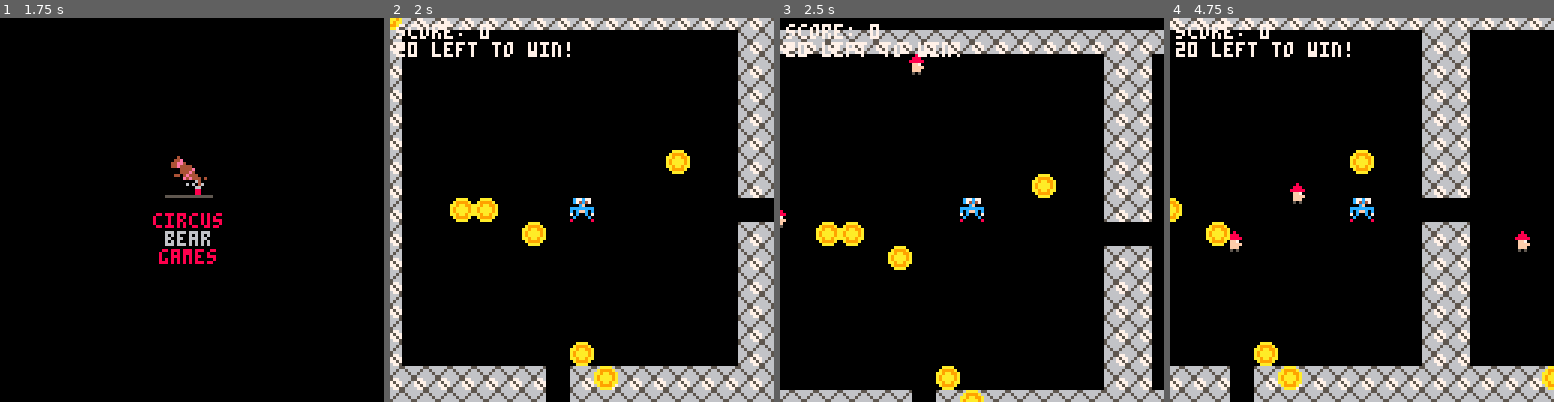
Above: before the commit, frames 1-4 (left to right).
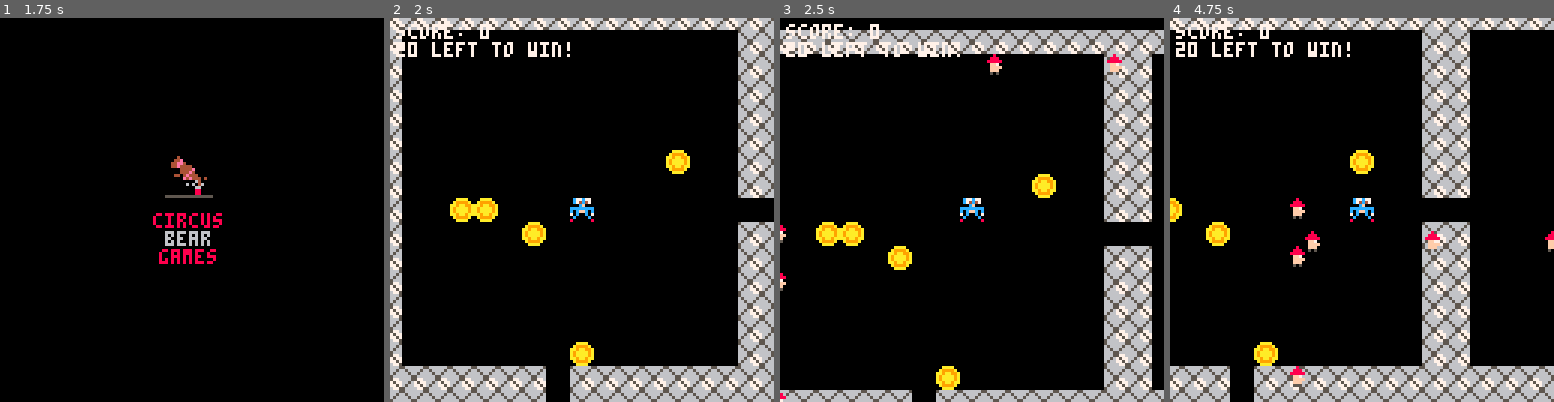
Above: after the commit, the same moments.

Repository: mrbryantguy/School-Route-Charlie
Game: PICO-8 cartridge Fast Game/lightning_spr.p8
The game is run twice, just before and just after one commit, with the same random seed, the same clock (stepped at 60 frames per second) and the same inputs.
Inputs:
- Up to frame 1 (1.75 s): hold Right from 1.6 s (still down)
- Up to frame 2 (2 s): keep holding Right
- Up to frame 3 (2.5 s): release Right at 2.1 s; hold Up 2.15-2.42 s; hold Right from 2.47 s (still down)
- Up to frame 4 (4.75 s): release Right at 3.03 s; hold Left 3.08-3.58 s; hold Down 3.63-3.97 s; hold Right 4.02-4.68 s; hold Up from 4.73 s (still down)

Frame 1 is identical in both runs. In frame 2, 0.4% of the frame differs, in the area x 0-60%, y 0-97%; in frame 3, 0.7%; in frame 4, 1.5%, in the area x 15-100%, y 42-97%.

Commit message:
Removal of Coins in walls and Implementation of loose screen

Diff:
--- a/Fast Game/lightning_spr.p8
+++ b/Fast Game/lightning_spr.p8
@@ -21,7 +21,11 @@
 			x = flr(rnd(45))*8,
 			y = flr(rnd(30))*8,
 			}
-		add(coins,coin)
+
+			if not mapcollision(coin.x, coin.y, 1, 1) then
+       add(coins,coin)
+   end
+
 	end
 
 	mx = 0 --- map x
@@ -46,7 +50,12 @@
 
 		update_win()
 
-	end
+	elseif scene == "lose" then
+
+		draw_lose()
+
+	end
+
 
 
 end
@@ -66,7 +75,12 @@
 	elseif scene == "win" then
 	 draw_win()
 
-	end
+	elseif scene == "lose" then
+		draw_lose()
+
+	end
+
+
 
 
 end
@@ -143,22 +157,25 @@
 enemy5 = 67
 enemy6 = 67
 --make spawn for enemy
+
+ -- remember to multiply by 8
+	-- lenght of a box
 enemy_x=-8
-enemy_y=59
+enemy_y=64
 
 enemy2_x=-8
-enemy2_y=150
+enemy2_y=10 *  8
 
 enemy3_x=-8
-enemy3_y=180
-
-enemy4_x=54
+enemy3_y=15 * 8
+
+enemy4_x=10 * 8
 enemy4_y=-8
 
-enemy5_x=150
+enemy5_x=15 * 8
 enemy5_y=-8
 
-enemy6_x=200
+enemy6_x=20 * 8
 enemy6_y=-8
 
 function update_game()
@@ -199,7 +216,17 @@
 	   enemy6_y = -8
 	end
 
-	--wall collision
+
+	if enemy_x == p.x then
+
+		if enemy_y == p.y then
+
+			scene = "lose"
+
+		end
+
+
+	end
 
 
 	--token collection
@@ -377,26 +403,36 @@
 	game_over = false
 
 
-
-
 end
 
 end
 -->8
 -- loose draw and loose function
 
-function update_loose()
-…(4 lines of a section not shown)…
-end
-
-
-function draw_loose()
-
-
-
+function update_lose()
+
+	--safe code
+	fcount += 1
+	if fcount == 120 then
+
+	fcount = 0
+	score = 0
+	winscore = 20
+	game_over = false
+
+	end
+
+
+
+end
+
+
+function draw_lose()
+ cls()
+ sspr(40, 48, 8, 8, cx+32, cy+32, 32, 32)
+ sspr(48, 48, 8, 8, cx+64, cy+32, 32, 32)
+ sspr(40, 56, 8, 8, cx+32, cy+64, 32, 32)
+ sspr(48, 56, 8, 8, cx+64, cy+64, 32, 32)
 end
 
 
@@ -562,4 +598,4 @@
 0400000000000000000000000000000404000000000000000000000000000004040000000000000000000000000000040000000000000000000000000000000000000000000000000000000000000000000000000000000000000000000000000000000000000000000000000000000000000000000000000000000000000000
 0400000000000000000000000000000404000000000000000000000000000004040000000000000000000000000000040000000000000000000000000000000000000000000000000000000000000000000000000000000000000000000000000000000000000000000000000000000000000000000000000000000000000000
 0400000000000000000000000000000404000000000000000000000000000004040000000000000000000000000000040000000000000000000000000000000000000000000000000000000000000000000000000000000000000000000000000000000000000000000000000000000000000000000000000000000000000000
-0404040404040404040404040404040404040404040404000404040404040404040404040404040404040404040404040000000000000000000000000000000000000000000000000000000000000000000000000000000000000000000000000000000000000000000000000000000000000000000000000000000000000000
+0404040404040404040404040404040404040404040404040404040404040404040404040404040404040404040404040000000000000000000000000000000000000000000000000000000000000000000000000000000000000000000000000000000000000000000000000000000000000000000000000000000000000000
Not shown, changed: 22 lines of the sprite sheet (__gfx__) section of Fast Game/lightning_spr.p8
